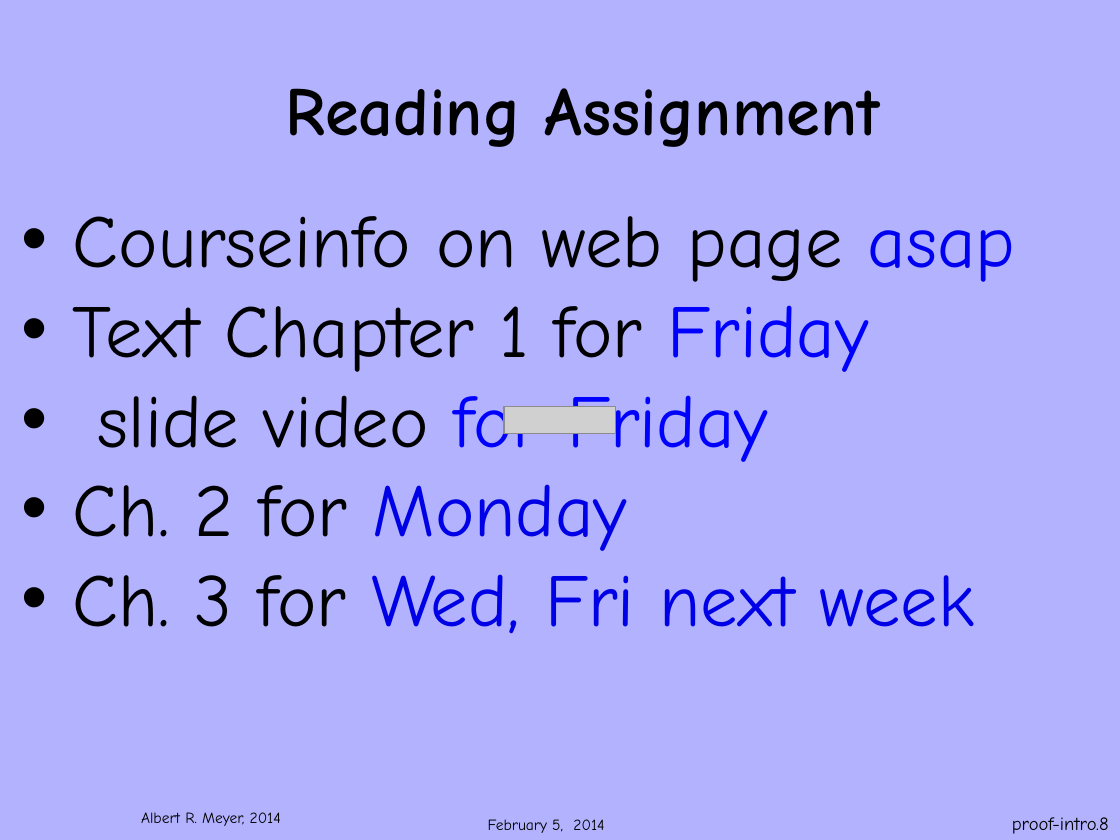
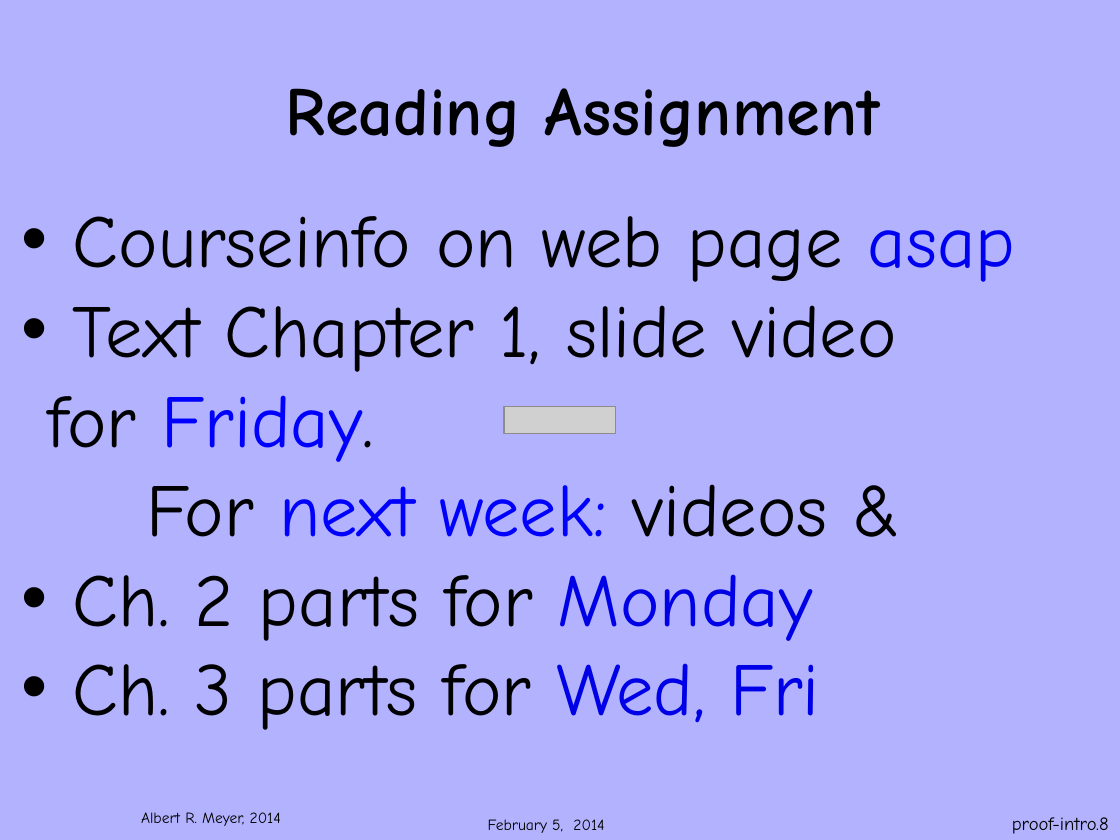
Before and after one commit to armeyer/mcs_web, a slide deck: slide 8 of spring14/slidesS14/6042S14welcome.pptx. Drawn at 1120x840 pixels with LibreOffice and Linux fonts; fonts in the diff are those of the drawing; grey boxes stand for pictures; background and template pictures are left out. Boxes give left, top, right and bottom in pixels: in the first picture for what was removed or moved away, otherwise in the second. Text is boxed around its words. In the diff, an @@ line names an element or a change of style, - is before the commit and + after.

```diff
--- a/spring14/slidesS14/6042S14welcome.pptx
+++ b/spring14/slidesS14/6042S14welcome.pptx
@@ text at [48,305,897,730]: text changed @@
-• Text Chapter 1 for Friday
-• slide video for Friday
-• Ch. 2 for Monday
-• Ch. 3 for Wed, Fri next week
+• Text Chapter 1, slide video for Friday.
+For next week: videos &
+• Ch. 2 parts for Monday
+• Ch. 3 parts for Wed, Fri
```
Also in this commit, not shown: 7 other slides changed, 2 other files.
